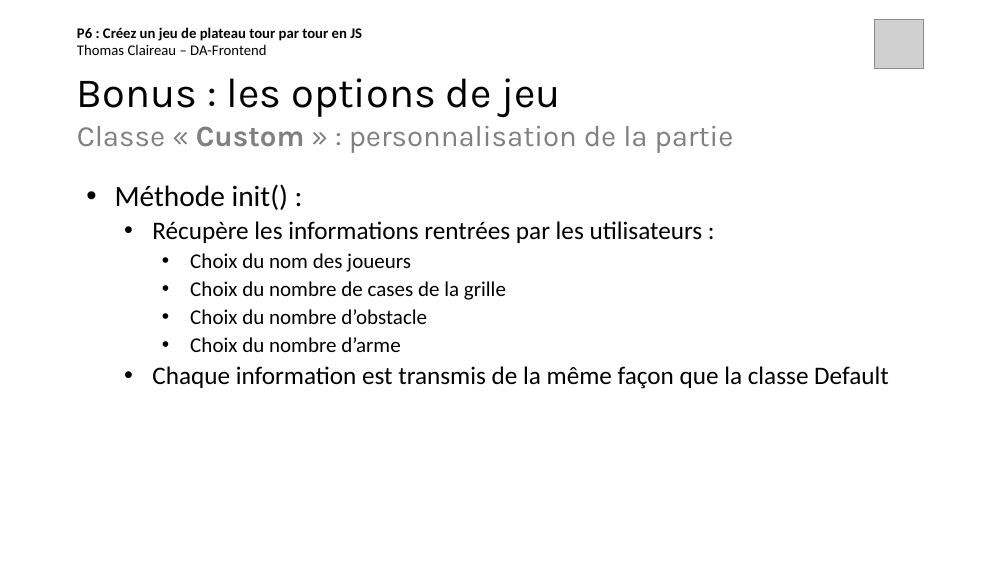
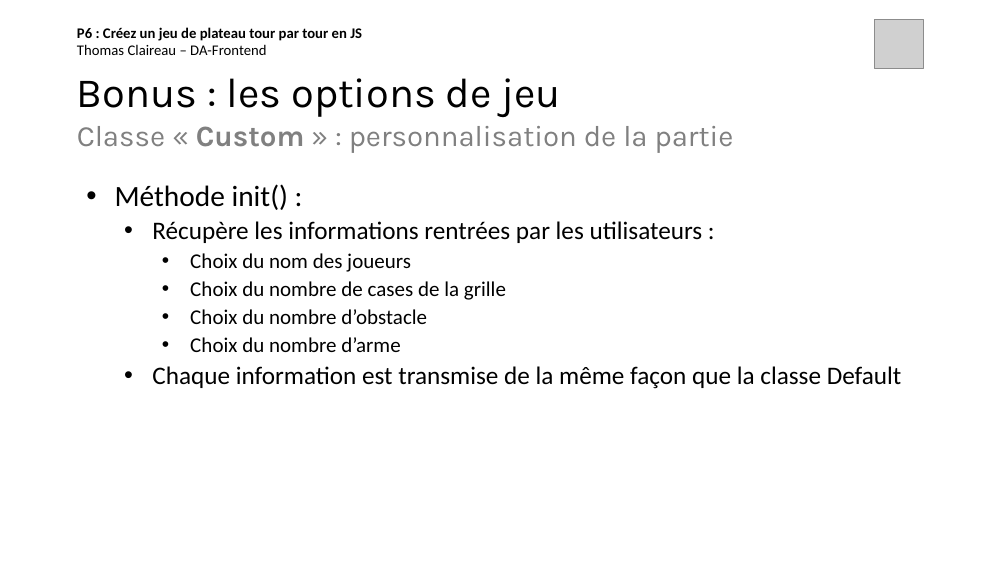
Before and after one commit to thomas-claireau/P6-Openclassrooms, a slide deck: slide 14 of Présentation P6 - OpenClassrooms.pptx. Drawn at 1008x567 pixels with LibreOffice and Linux fonts; fonts in the diff are those of the drawing; grey boxes stand for pictures. Boxes give left, top, right and bottom in pixels: in the first picture for what was removed or moved away, otherwise in the second. Text is boxed around its words. In the diff, an @@ line names an element or a change of style, - is before the commit and + after.

```diff
--- a/Présentation P6 - OpenClassrooms.pptx
+++ b/Présentation P6 - OpenClassrooms.pptx
@@ text at [152, 366, 902, 389]: text changed @@
-  • Chaque information est transmis de la même façon que la classe Default
+  • Chaque information est transmise de la même façon que la classe Default
```
Also in this commit, not shown: 2 other slides changed.
